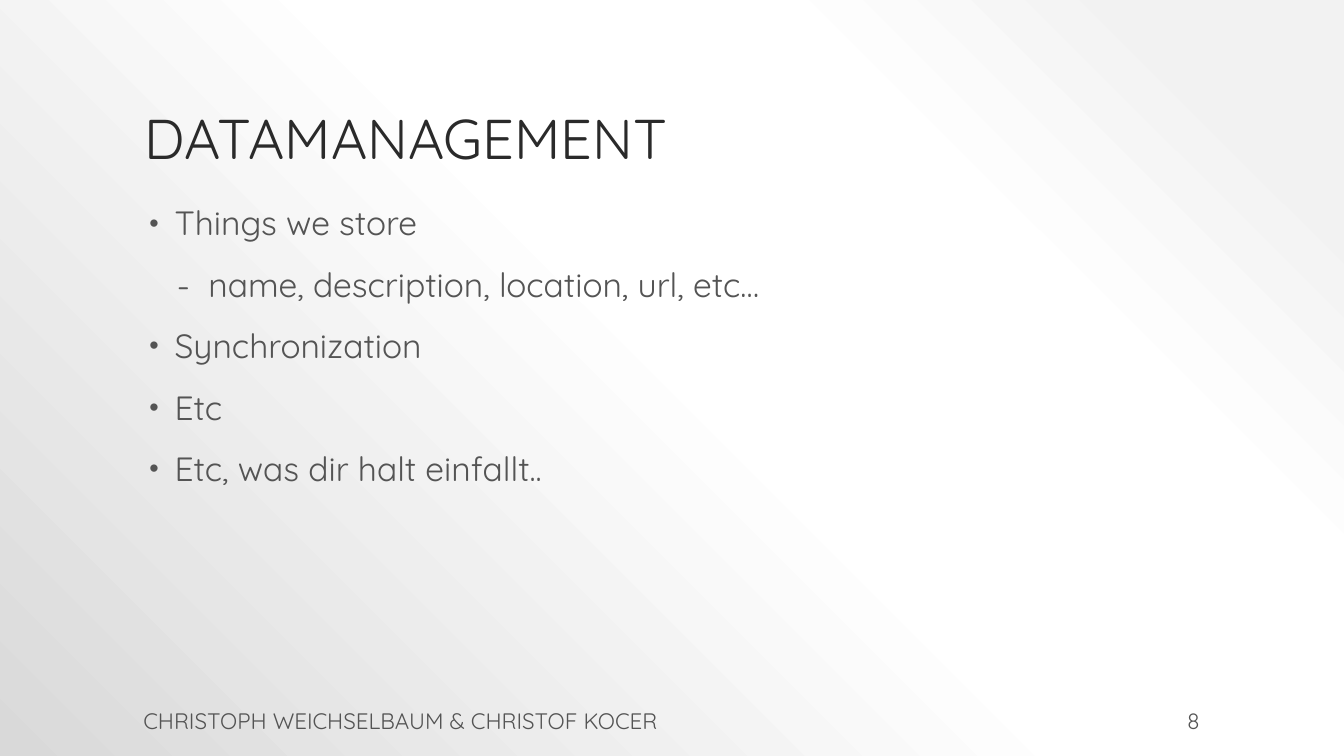
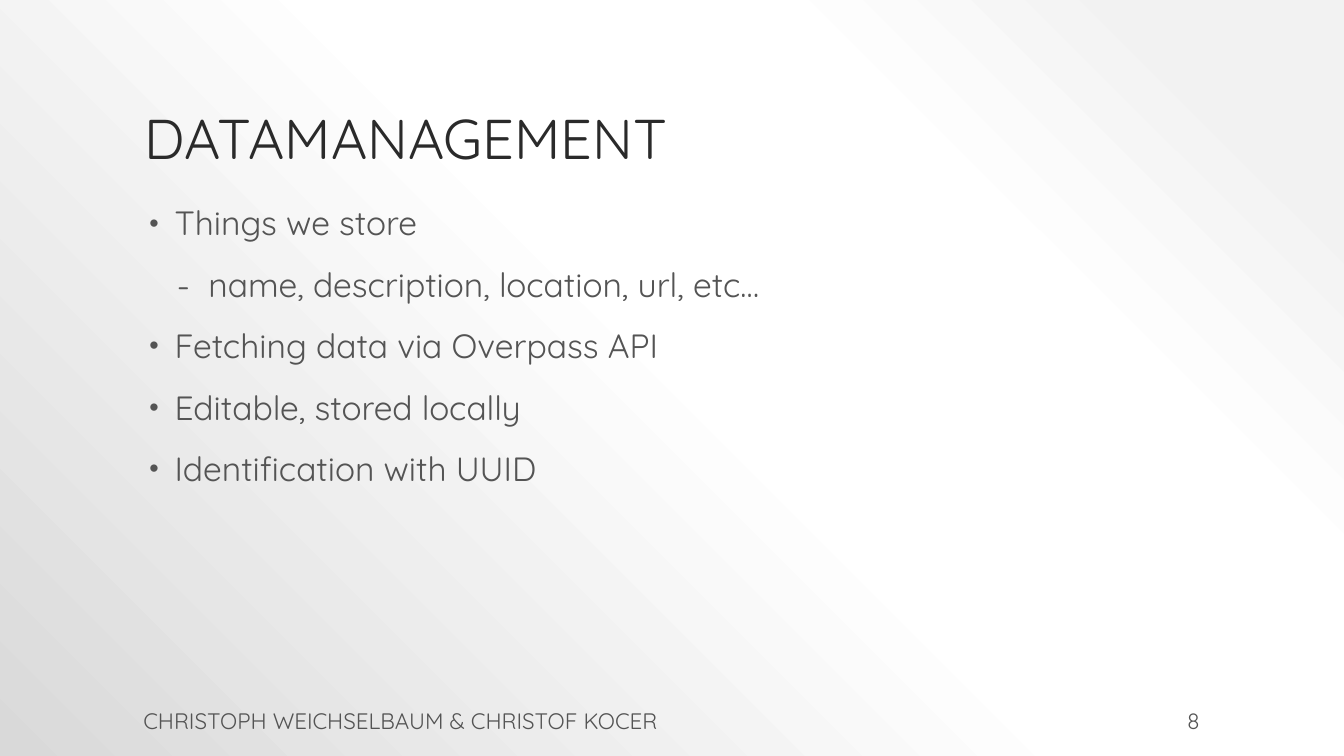
Before and after one commit to ChriWe/MobileGIS, a slide deck: slide 8 of docs/mobilegis_sighted.pptx. Drawn at 1344x756 pixels with LibreOffice and Linux fonts; fonts in the diff are those of the drawing. Boxes give left, top, right and bottom in pixels: in the first picture for what was removed or moved away, otherwise in the second. Text is boxed around its words. In the diff, an @@ line names an element or a change of style, - is before the commit and + after.

Commit message:
PPT update

```diff
--- a/docs/mobilegis_sighted.pptx
+++ b/docs/mobilegis_sighted.pptx
@@ text at (175,333,658,482): text changed @@
-• Synchronization
-• Etc
-• Etc, was dir halt einfallt..
+• Fetching data via Overpass API
+• Editable, stored locally
+• Identification with UUID
```
Also in this commit, not shown: 1 other slide changed.
